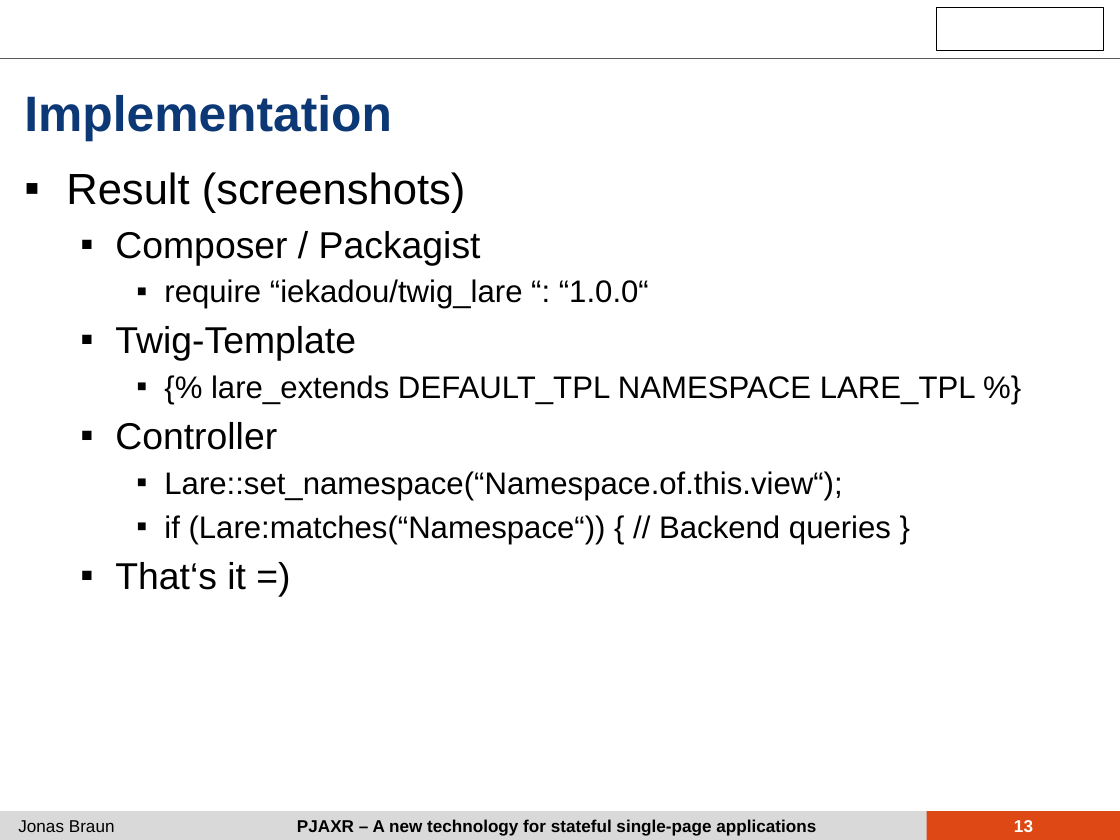
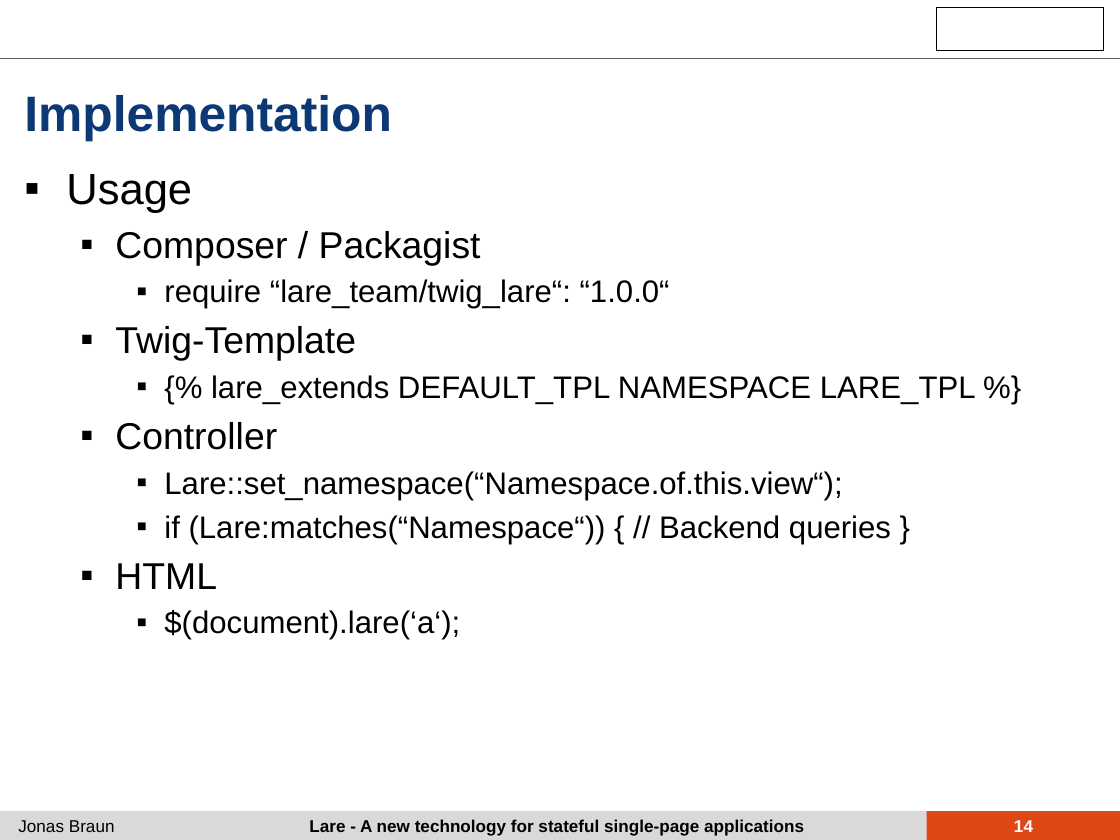
Before and after one commit to iekadou/bachelor-thesis, a slide deck: slide 14 of colloquium/colloquium.pptx (slide 13 before the commit). Drawn at 1120x840 pixels with LibreOffice and Linux fonts; fonts in the diff are those of the drawing; background and template pictures are left out. Boxes give left, top, right and bottom in pixels: in the first picture for what was removed or moved away, otherwise in the second. Text is boxed around its words. In the diff, an @@ line names an element or a change of style, - is before the commit and + after.

```diff
--- a/colloquium/colloquium.pptx
+++ b/colloquium/colloquium.pptx
@@ text at bbox=[66, 174, 192, 213]: text changed @@
-▪ Result (screenshots)
+▪ Usage
@@ text at bbox=[164, 279, 670, 309]: text changed @@
-    ▪ require “iekadou/twig_lare “: “1.0.0“
+    ▪ require “lare_team/twig_lare“: “1.0.0“
@@ text at bbox=[115, 563, 460, 640]: text changed; size 24 to 20 pt @@
-  ▪ That‘s it =)
+  ▪ HTML
+    ▪ $(document).lare(‘a‘);
@@ text at bbox=[309, 819, 804, 836]: text changed @@
-PJAXR – A new technology for stateful single-page applications
+Lare - A new technology for stateful single-page applications
@@ page number at bbox=[1014, 820, 1033, 832]: text changed @@
-13
+14
```
Also in this commit, not shown: 21 other slides changed, 3 slides added, 1 slide removed, 1 other file.
